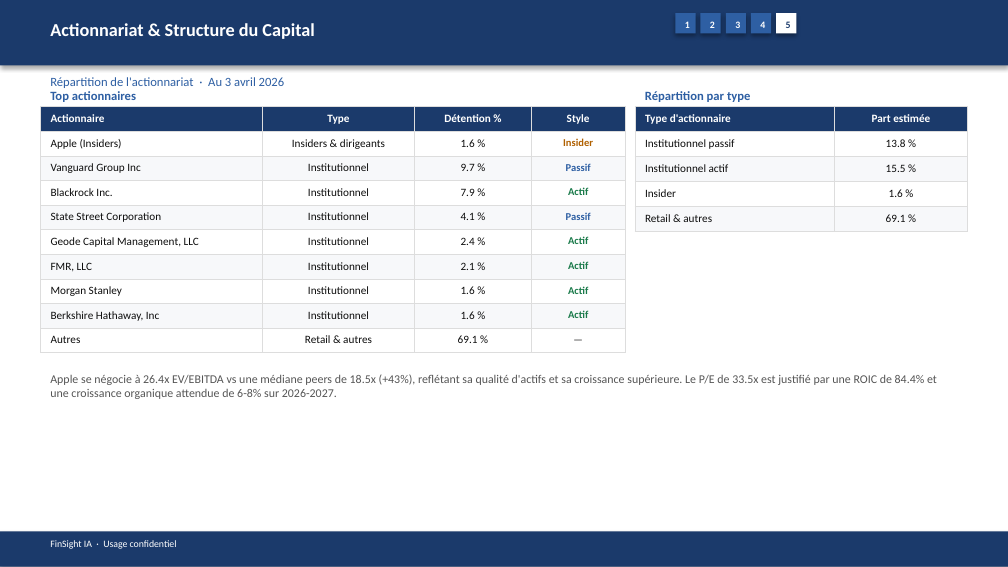
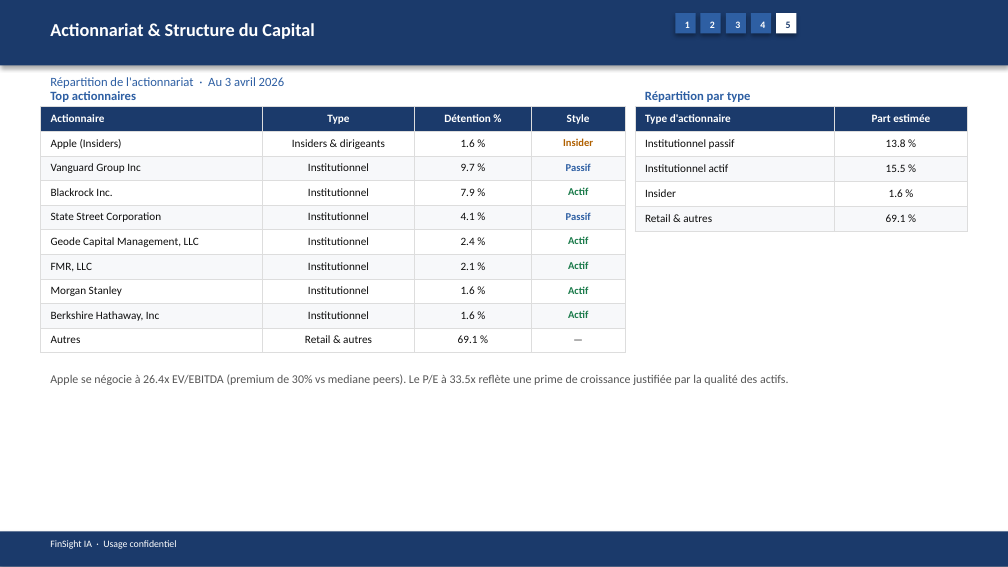
Before and after one commit to baptistejeh07-art/finsight-ia, a slide deck: slide 19 of preview/AAPL/AAPL_pitchbook.pptx. Drawn at 1008x567 pixels with LibreOffice and Linux fonts; fonts in the diff are those of the drawing. Boxes give left, top, right and bottom in pixels: in the first picture for what was removed or moved away, otherwise in the second. Text is boxed around its words. In the diff, an @@ line names an element or a change of style, - is before the commit and + after.

```diff
--- a/preview/AAPL/AAPL_pitchbook.pptx
+++ b/preview/AAPL/AAPL_pitchbook.pptx
@@ text at (50,374,789,385): text changed @@
-Apple se négocie à 26.4x EV/EBITDA vs une médiane peers de 18.5x (+43%), reflétant sa qualité d'actifs et sa croissance supérieure. Le P/E de 33.5x est justifié par une ROIC de 84.4% et une croissance organique attendue de 6-8% sur 2026-2027.
+Apple se négocie à 26.4x EV/EBITDA (premium de 30% vs mediane peers). Le P/E à 33.5x reflète une prime de croissance justifiée par la qualité des actifs.
```
Also in this commit, not shown: 14 other slides changed, 4 other files.
